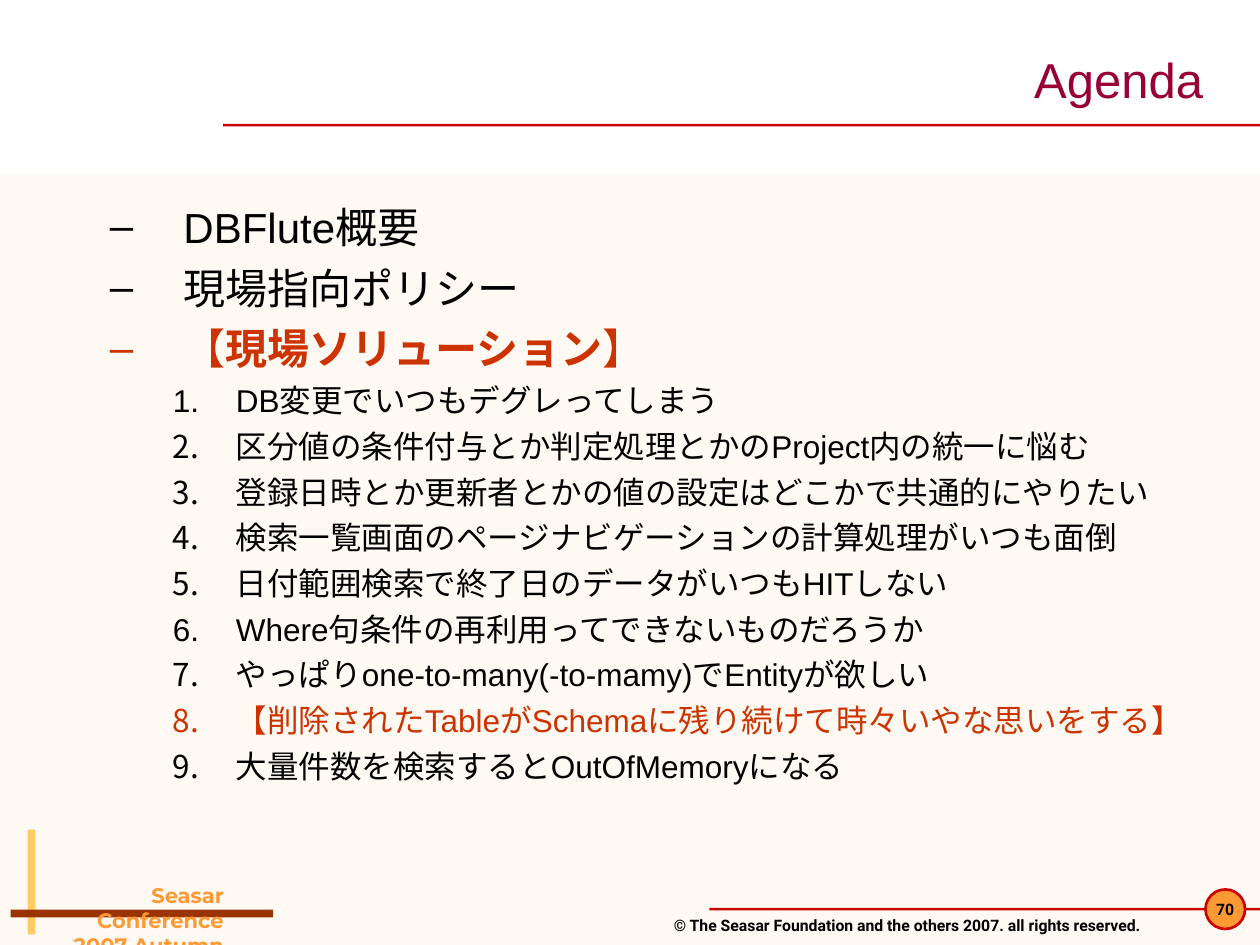
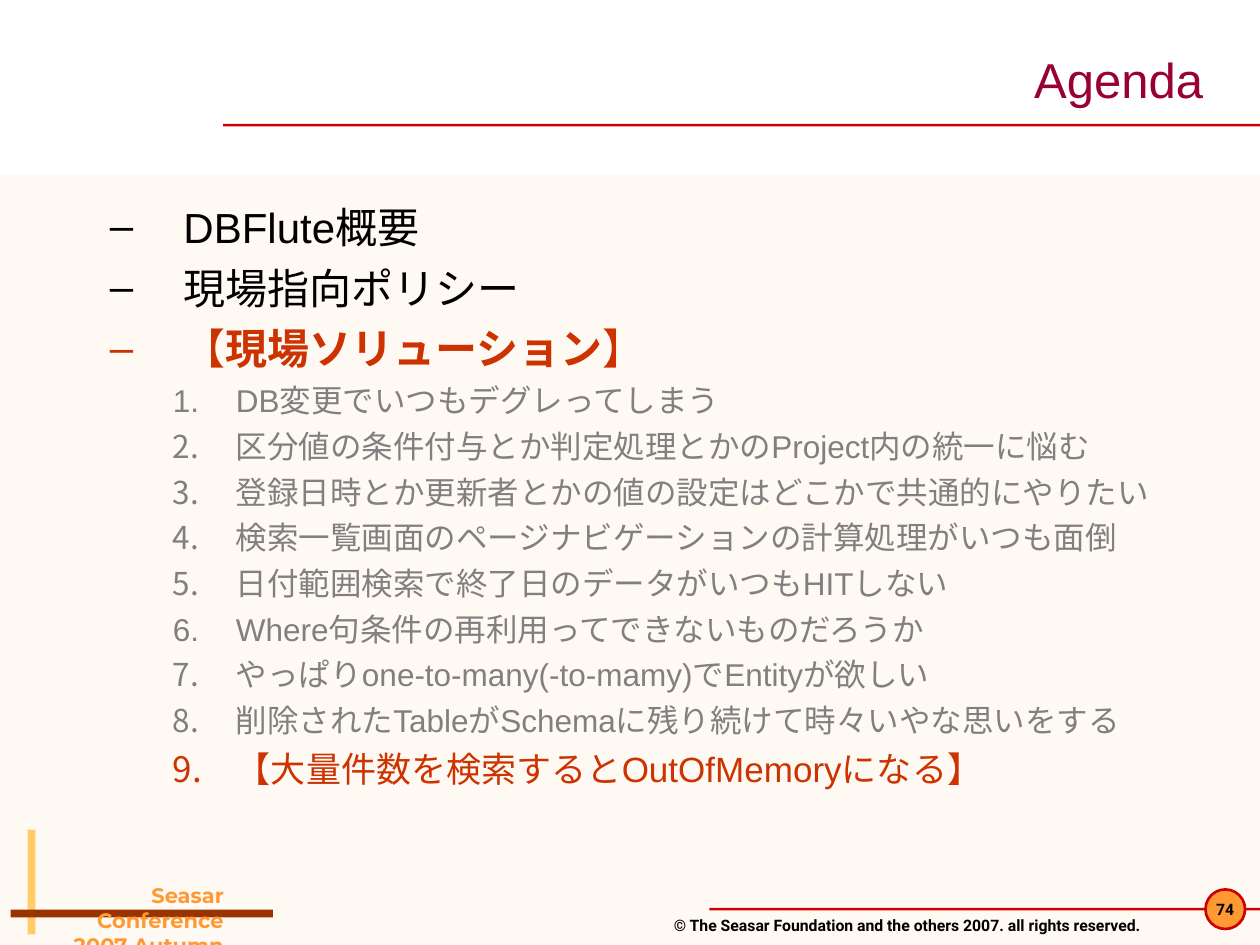
Before and after one commit to seasarorg/dbflute, a slide deck: slide 74 of dbflute/etc/doc/pres/sc2007a_2-DBFlute.ppt (slide 70 before the commit). Drawn at 1260x945 pixels with LibreOffice and Linux fonts; fonts in the diff are those of the drawing; background and template pictures are left out. Boxes give left, top, right and bottom in pixels: in the first picture for what was removed or moved away, otherwise in the second. Text is boxed around its words. In the diff, an @@ line names an element or a change of style, - is before the commit and + after.

```diff
--- a/dbflute/etc/doc/pres/sc2007a_2-DBFlute.ppt
+++ b/dbflute/etc/doc/pres/sc2007a_2-DBFlute.ppt
@@ text at (x1=236, y1=387, x2=1149, y2=693): text colour #000000 to #808080 in "DB変更でいつもデグレってしまう", "区分値の条件付与とか判定処理とかのProject内の統一に悩む", "登録日時とか更新者とかの値の設定はどこかで共通的にやりたい", "検索一覧画面のページナビゲーションの計算処理がいつも面倒" and 3 more places; bullet colour #000000 to #808080 @@
@@ text at (x1=236, y1=705, x2=1120, y2=790): text changed; text colour #CC3300 to #808080 @@
-    8. 【削除されたTableがSchemaに残り続けて時々いやな思いをする】
-    9. 大量件数を検索するとOutOfMemoryになる
+    8. 削除されたTableがSchemaに残り続けて時々いやな思いをする
+    9. 【大量件数を検索するとOutOfMemoryになる】
@@ page number at (x1=1216, y1=903, x2=1234, y2=915): text changed @@
-70
+74
```
Also in this commit, not shown: 15 other slides changed, 4 slides added.
